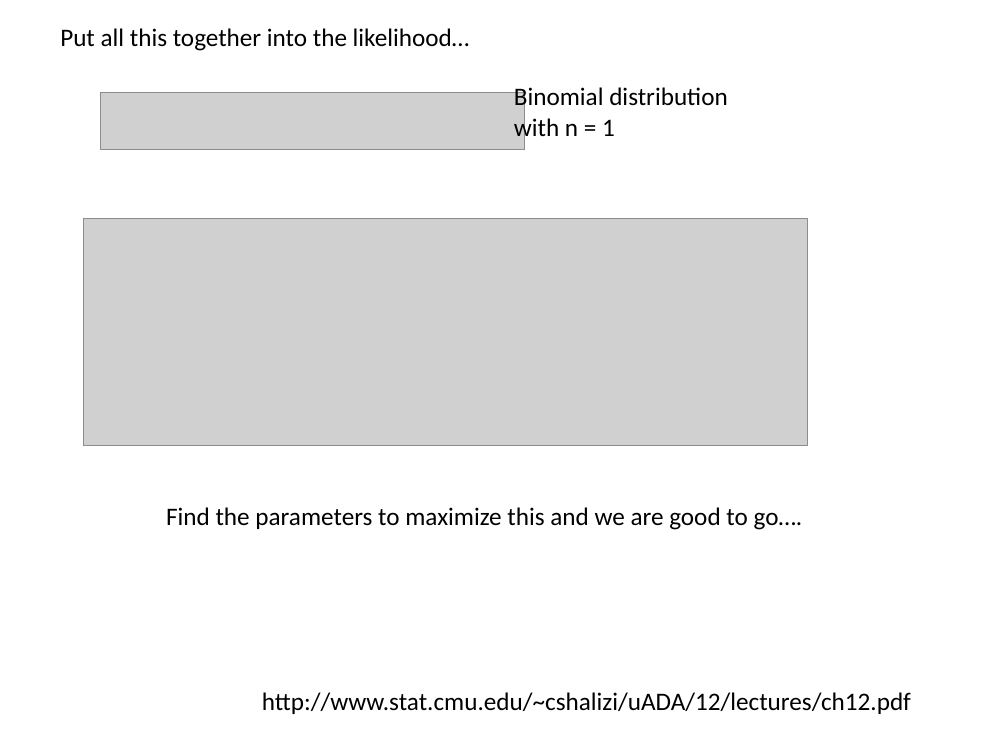
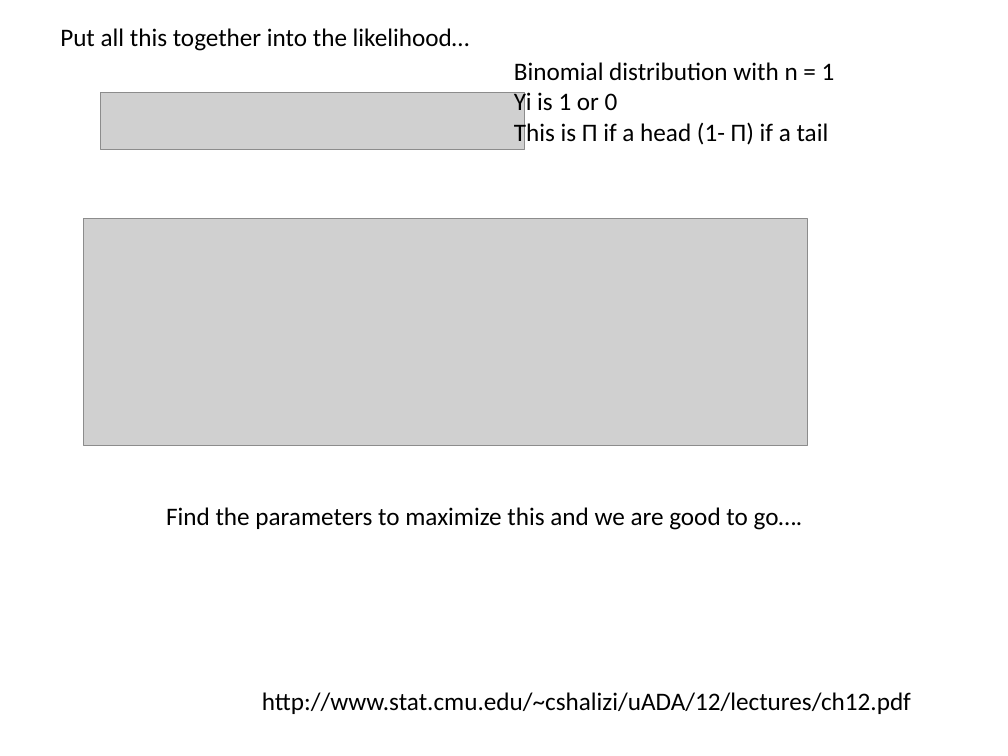
Before and after one commit to afodor/afodor.github.io, a slide deck: slide 26 of classes/stats2015/Lecture21.pptx. Drawn at 1008x756 pixels with LibreOffice and Linux fonts; fonts in the diff are those of the drawing; grey boxes stand for pictures. Boxes give left, top, right and bottom in pixels: in the first picture for what was removed or moved away, otherwise in the second. Text is boxed around its words. In the diff, an @@ line names an element or a change of style, - is before the commit and + after.

```diff
--- a/classes/stats2015/Lecture21.pptx
+++ b/classes/stats2015/Lecture21.pptx
@@ text removed at (514,87,727,142) @@
-Binomial distribution with n = 1
@@ text added at (514,62,835,147), 18 pt, text #000000 @@
+Binomial distribution with n = 1
+Yi is 1 or 0
+This is Π if a head (1- Π) if a tail
```
Also in this commit, not shown: 2 other slides changed.
